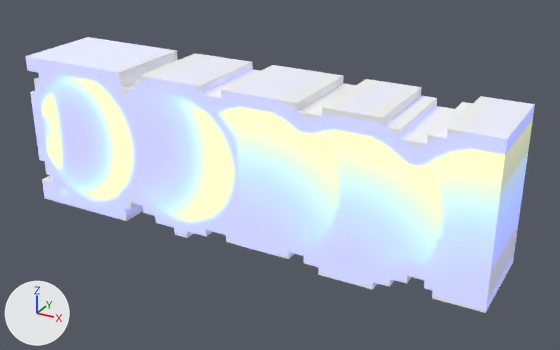
The glTF model Toyz_Builder_Java_v8_survival_src/assets/models/Pede.glb, before and after one commit.
Before and after are seen from a camera (50 mm lens) standing at (2.56, -4.32, 2.07) and looking at (0.17, 0.04, -0.11). Arrows for +X, +Y and +Z are at lower left; the lights stay in place. The older version comes first. Where no turn or scale is listed for an object, it has been applied to the vertices.

In view in the first picture: 'NEOPEDELEFT_voxel'.
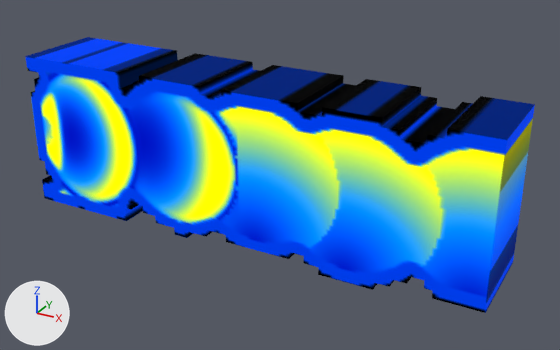
Boxes (x1, y1, x2, y2) around the edits, measured in the pictures (560 x 350 px):
'NEOPEDELEFT_voxel', recoloured (darker)
    both: (25, 37, 535, 313)

The edits, one by one:
Material 'Material.021' (mat_material_021) is new.
Uses the picture img_neopedeleft.
me_spritevoxel_044 has 2720 vertices, 15072 faces and spans x -1.76..1.76, y -0.33..0.33, z -0.58..0.58.
me_spritevoxel_044 no longer uses material mat_material_008.
me_spritevoxel_044 gains material mat_material_021.
